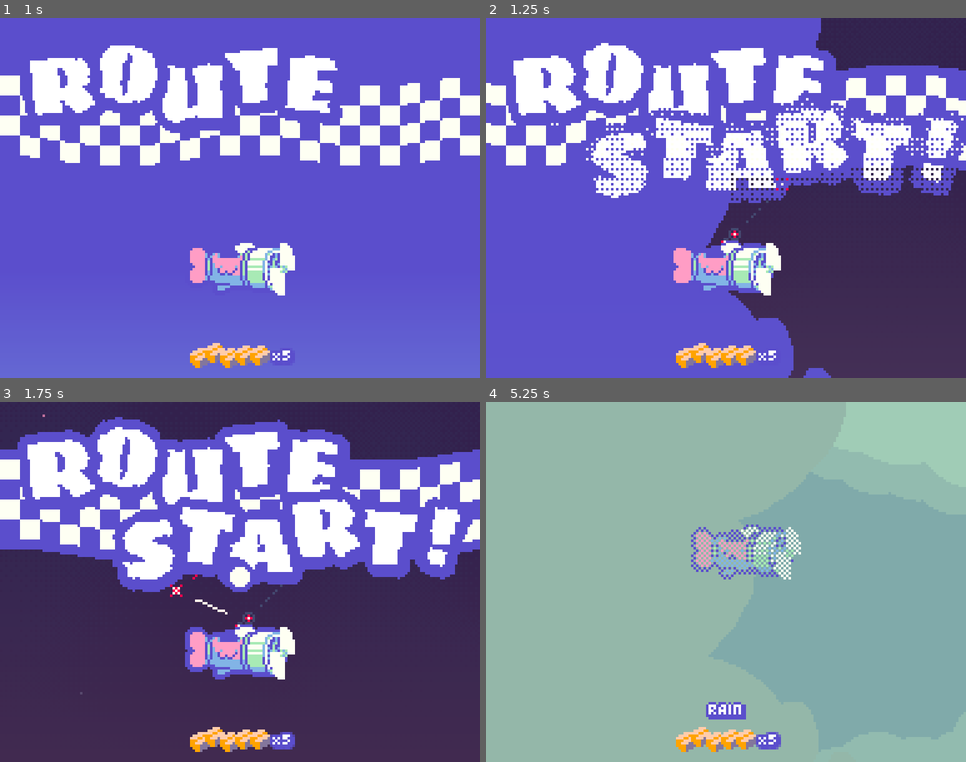
Above: before the commit, frames 1-4 (two rows, left to right).
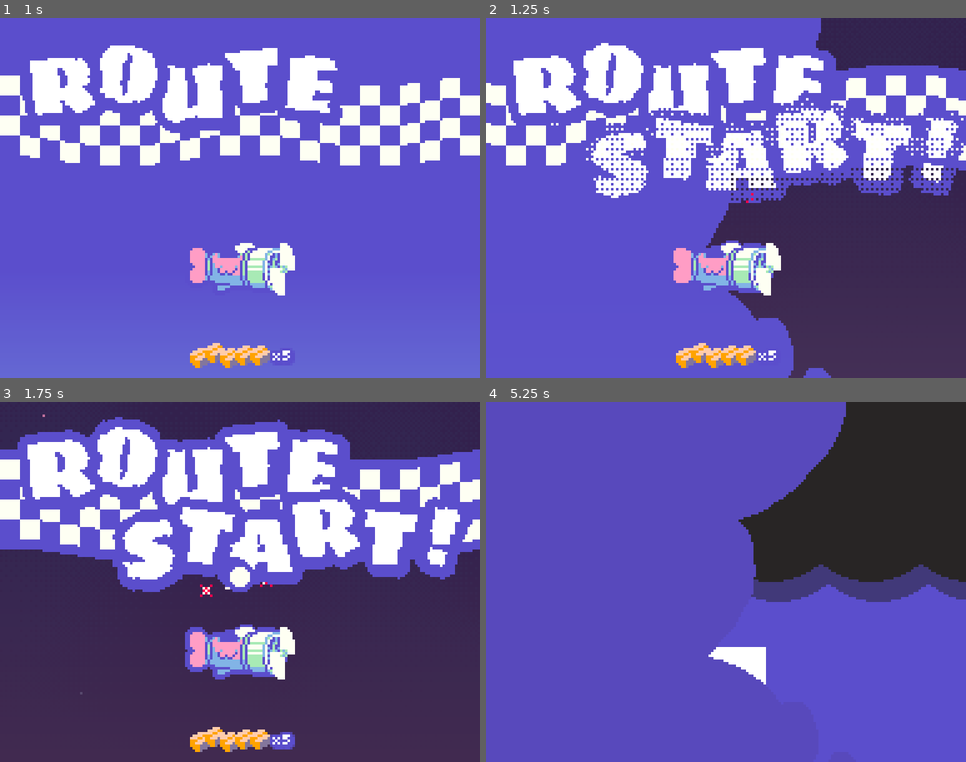
Above: after the commit, the same moments.

Repository: webcatzz/bjay
Game: Godot game, scene res://scenes/ui/title/title.tscn
Two runs of this game, one before a commit and one after it. Both use one fixed random seed, a clock stepped at 60 frames per second and the inputs below. Sound files missing from this copy of the repository are replaced by a short silence.
Inputs (mouse positions are in pixels of both pictures, inside the frame that each line leads up to):
- Up to frame 1 (1 s): click "Play" at 0.5 s
- Up to frame 2 (1.25 s): no input
- Up to frame 3 (1.75 s): tap Enter at 1.25 s; move the mouse to (345, 564) at 1.27 s; hold Right (move_right) from 1.28 s (still down); hold Z (dash) from 1.28 s (still down); click (345, 564) at 1.42 s
- Up to frame 4 (5.25 s): move the mouse to (630, 600) at 2.02 s; release Right (move_right) at 2.03 s; release Z (dash) at 2.03 s; hold Down (move_down) 2.03-2.78 s; tap Z (dash) at 2.1, 3.6, 5.1 s; move the mouse to (774, 502) at 2.77 s; hold Right (move_right) 2.78-3.53 s; hold Z (dash) 2.78-3.53 s; move the mouse to (702, 654) at 3.52 s; hold Up (move_up) 3.53-4.28 s; click (702, 654) at 3.67 s; move the mouse to (870, 636) at 4.27 s; hold Z (dash) 4.28-5.03 s; hold Left (move_left) from 4.28 s (still down); move the mouse to (582, 528) at 5.02 s

Frame 1 is identical in both runs. In frame 2, 0.1% of the frame differs, in the area x 48-64%, y 44-63%; in frame 3, 0.3%; in frame 4, 99%, in the area x 0-100%, y 0-100%.
Error before the commit: Parse Error: Preload file "res://scenes/route/phases/bird/bird.tscn" does not exist. (res://scenes/route/phases/bird/bird_phase.gd:19)

Commit message:
route end tweaks

Diff:
--- a/scenes/game.gd
+++ b/scenes/game.gd
@@ -19,6 +19,8 @@
 
 func start_route() -> void:
 	health = max_health
+	inventory.clear()
+	deliveries.clear()
 	Map.generate()
 	for i: int in 5:
 		var item := Item.new()
--- a/scenes/map.gd
+++ b/scenes/map.gd
@@ -11,7 +11,7 @@
 
 var origin := Place.new()
 var destination := Place.new()
-var size := Vector2i(1, 3)
+var size := Vector2i(0, 3)
 
 var _grid: Dictionary[Vector2i, Place]
 var _rng := RandomNumberGenerator.new()
--- a/scenes/route/parts/player.gd
+++ b/scenes/route/parts/player.gd
@@ -152,6 +152,7 @@
 
 
 func _on_inventory_changed() -> void:
+	$UI/Bottom/Mail.visible = not Game.inventory.is_empty()
 	$UI/Bottom/Mail/Sprites.display(Game.inventory)
 	$UI/Bottom/Mail/Label.text = "×" + str(Game.inventory.size())
 
--- a/scenes/ui/route_end/route_end.gd
+++ b/scenes/ui/route_end/route_end.gd
@@ -7,25 +7,37 @@
 func _ready() -> void:
 	for item: Item in Game.inventory:
 		$UndeliveredItems.item_types.append(item.type)
-
+	# constellation
 	var constellation: Constellation = $Constellation
 	constellation.resize(Vector2i(Game.deliveries.size(), 1))
-
+	# stars + stacks
 	var tween := create_tween()
 	var idx: int = 0
+	var item_count: int = 0
 	for place: Place in Game.deliveries:
 		var node := constellation.add_node(Vector2i(idx, 0), place.type.icon)
 		var stack := Stack.new()
-		stack.position = Vector2(-5.0, -18.0)
+		stack.position = Vector2(-5.0, -8.0)
+		stack.spacing.y = -6.0
+		stack.grow_vertical = Control.GROW_DIRECTION_BEGIN
 		node.add_child(stack)
 		for item: Item in Game.deliveries[place]:
 			tween.tween_callback(stack.item_types.append.bind(item.type))
 			tween.tween_callback(stack.queue_redraw)
 			tween.tween_interval(0.1)
+			item_count += 1
 		idx += 1
+	# edges
+	for i: int in range(1, constellation.get_child_count() - 1):
+		constellation.add_edge(constellation.get_child(i), constellation.get_child(i + 1))
+	# total item count
+	var item_count_label: Label = $Constellation/ItemCount
+	item_count_label.position.x = constellation.get_child(-1).position.x + 12.0
+	item_count_label.text = "×" + str(item_count)
 
 
 func _unhandled_key_input(event: InputEvent) -> void:
 	if event.is_action(&"ui_accept") and not Game.wipe.visible:
+		$InputHint.hide()
 		await Game.wipe.wipe_in(Color("#5b4ecc"))
 		Game.start_route()
--- a/scenes/ui/route_end/route_end.tscn
+++ b/scenes/ui/route_end/route_end.tscn
@@ -1,10 +1,11 @@
-[gd_scene load_steps=11 format=3 uid="uid://xk5g81xfxyw5"]
+[gd_scene load_steps=12 format=3 uid="uid://xk5g81xfxyw5"]
 
 [ext_resource type="Script" uid="uid://bhc13h2evbp83" path="res://scenes/ui/route_end/route_end.gd" id="1_3728a"]
 [ext_resource type="Script" uid="uid://d2tdjpk42dv2l" path="res://scenes/route/parts/constellation.gd" id="2_eak2d"]
 [ext_resource type="Script" uid="uid://cyo3asylv35ax" path="res://scenes/route/parts/item_stack.gd" id="2_vdxtl"]
 [ext_resource type="AudioStream" uid="uid://chluhykyywsq7" path="res://assets/audio/win.mp3" id="3_vdxtl"]
 [ext_resource type="AudioStream" uid="uid://bcporfu2akxm4" path="res://assets/audio/night.mp3" id="4_buq6c"]
+[ext_resource type="FontVariation" uid="uid://bncotpivm8rm0" path="res://assets/fonts/beetle.tres" id="5_y0lmw"]
 [ext_resource type="Texture2D" uid="uid://cewr0qj0u5vxh" path="res://assets/cloud_top.png" id="6_2m1kg"]
 
 [sub_resource type="StyleBoxTexture" id="StyleBoxTexture_y0lmw"]
@@ -17,7 +18,7 @@
 tracks/0/type = "value"
 tracks/0/imported = false
 tracks/0/enabled = true
-tracks/0/path = NodePath("Cloud:position")
+tracks/0/path = NodePath("CloudFore:position")
 tracks/0/interp = 1
 tracks/0/loop_wrap = true
 tracks/0/keys = {
@@ -29,7 +30,7 @@
 tracks/1/type = "value"
 tracks/1/imported = false
 tracks/1/enabled = true
-tracks/1/path = NodePath("Cloud2:position")
+tracks/1/path = NodePath("CloudBack:position")
 tracks/1/interp = 1
 tracks/1/loop_wrap = true
 tracks/1/keys = {
@@ -46,7 +47,7 @@
 tracks/0/type = "value"
 tracks/0/imported = false
 tracks/0/enabled = true
-tracks/0/path = NodePath("Cloud:position")
+tracks/0/path = NodePath("CloudFore:position")
 tracks/0/interp = 1
 tracks/0/loop_wrap = true
 tracks/0/keys = {
@@ -58,7 +59,7 @@
 tracks/1/type = "value"
 tracks/1/imported = false
 tracks/1/enabled = true
-tracks/1/path = NodePath("Cloud2:position")
+tracks/1/path = NodePath("CloudBack:position")
 tracks/1/interp = 1
 tracks/1/loop_wrap = true
 tracks/1/keys = {
@@ -87,26 +88,19 @@
 grow_vertical = 2
 color = Color(0.356863, 0.305882, 0.8, 1)
 
-[node name="Cloud" type="PanelContainer" parent="."]
-anchors_preset = 10
-anchor_right = 1.0
-offset_right = 88.0
-offset_bottom = 72.0
+[node name="InputHint" type="Label" parent="."]
+anchors_preset = -1
+anchor_left = 0.5
+anchor_top = 1.0
+anchor_right = 0.5
+anchor_bottom = 1.0
+offset_top = -8.0
+offset_bottom = -8.0
 grow_horizontal = 2
-theme_override_styles/panel = SubResource("StyleBoxTexture_y0lmw")
-
-[node name="Cloud2" type="PanelContainer" parent="."]
-modulate = Color(1, 1, 1, 0.5)
-anchors_preset = 10
-anchor_right = 1.0
-offset_right = 48.0
-offset_bottom = 80.0
-grow_horizontal = 2
-theme_override_styles/panel = SubResource("StyleBoxTexture_y0lmw")
-
-[node name="Constellation" type="Node2D" parent="."]
-position = Vector2(96, 48)
-script = ExtResource("2_eak2d")
+grow_vertical = 0
+theme_override_fonts/font = ExtResource("5_y0lmw")
+text = "[z] continue"
+horizontal_alignment = 1
 
 [node name="UndeliveredItems" type="Control" parent="."]
 custom_minimum_size = Vector2(10, 10)
@@ -138,13 +132,37 @@
 grow_horizontal = 2
 grow_vertical = 2
 
-[node name="DeliveredItems" type="HBoxContainer" parent="."]
-anchors_preset = -1
+[node name="CloudBack" type="Panel" parent="."]
+modulate = Color(1, 1, 1, 0.5)
+anchors_preset = 10
 anchor_right = 1.0
-anchor_bottom = 0.5
+offset_right = 48.0
+offset_bottom = 80.0
 grow_horizontal = 2
-grow_vertical = 2
-alignment = 1
+theme_override_styles/panel = SubResource("StyleBoxTexture_y0lmw")
+
+[node name="CloudFore" type="Panel" parent="."]
+anchors_preset = 10
+anchor_right = 1.0
+offset_right = 88.0
+offset_bottom = 72.0
+grow_horizontal = 2
+theme_override_styles/panel = SubResource("StyleBoxTexture_y0lmw")
+
+[node name="Constellation" type="Node2D" parent="."]
+position = Vector2(96, 48)
+script = ExtResource("2_eak2d")
+
+[node name="ItemCount" type="Label" parent="Constellation"]
+anchors_preset = 2
+anchor_top = 1.0
+anchor_bottom = 1.0
+offset_top = -14.0
+offset_right = 8.0
+offset_bottom = -8.0
+grow_vertical = 0
+theme_override_fonts/font = ExtResource("5_y0lmw")
+text = "×0"
 
 [node name="Intro" type="AudioStreamPlayer" parent="."]
 stream = ExtResource("3_vdxtl")
